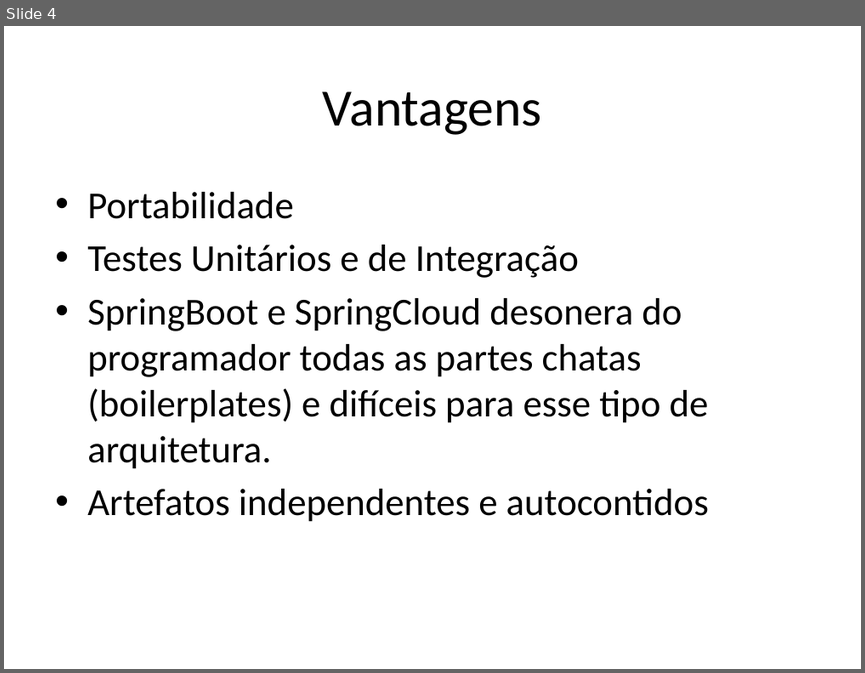
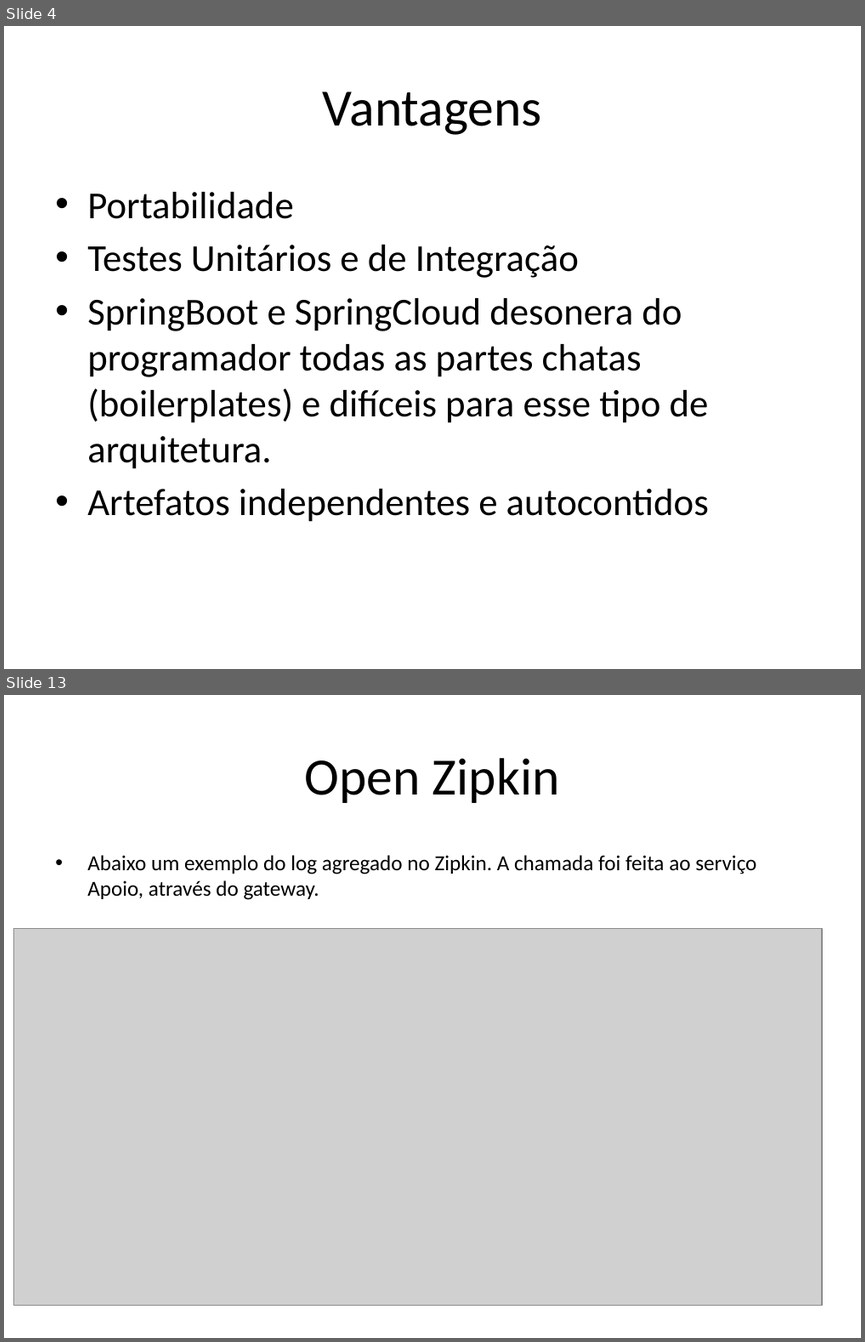
Before and after one commit to MarcelloTinoco/arquitetura-software, a slide deck: Arquitetura Siplad V3.pptx. Shown one above the other, each under a label of ours: slide 4 before the commit, slides 4 and 13 after it; the slides between them are not shown. The pictures are 865x673 and 865x1342 pixels, drawn with LibreOffice and Linux fonts; fonts in the diff are those of the drawing; grey boxes stand for pictures. Boxes give left, top, right and bottom in pixels: in the first picture for what was removed or moved away, otherwise in the second. Text is boxed around its words. In the diff, an @@ line names an element or a change of style, - is before the commit and + after.

Commit message:
1 - Refactory no artefato siplad-gateway, para importar o artefato siplad-service-core. 2 - Incremento no Power Point da Arquitetura Siplad V3

```diff
--- a/Arquitetura Siplad V3.pptx
+++ b/Arquitetura Siplad V3.pptx
@@ slide 13 added at [4, 695, 861, 1338], background #FFFFFF @@
@@ title added at [305, 758, 560, 803], 44 pt, text #000000 @@
+Open Zipkin
@@ text added at [87, 855, 756, 900], 18 pt, text #000000 @@
+• Abaixo um exemplo do log agregado no Zipkin. A chamada foi feita ao serviço Apoio, através do gateway.
@@ picture added at [14, 929, 823, 1305] @@
```
Also in this commit, not shown: 1 slide changed, 8 other slides added, 33 other files.
